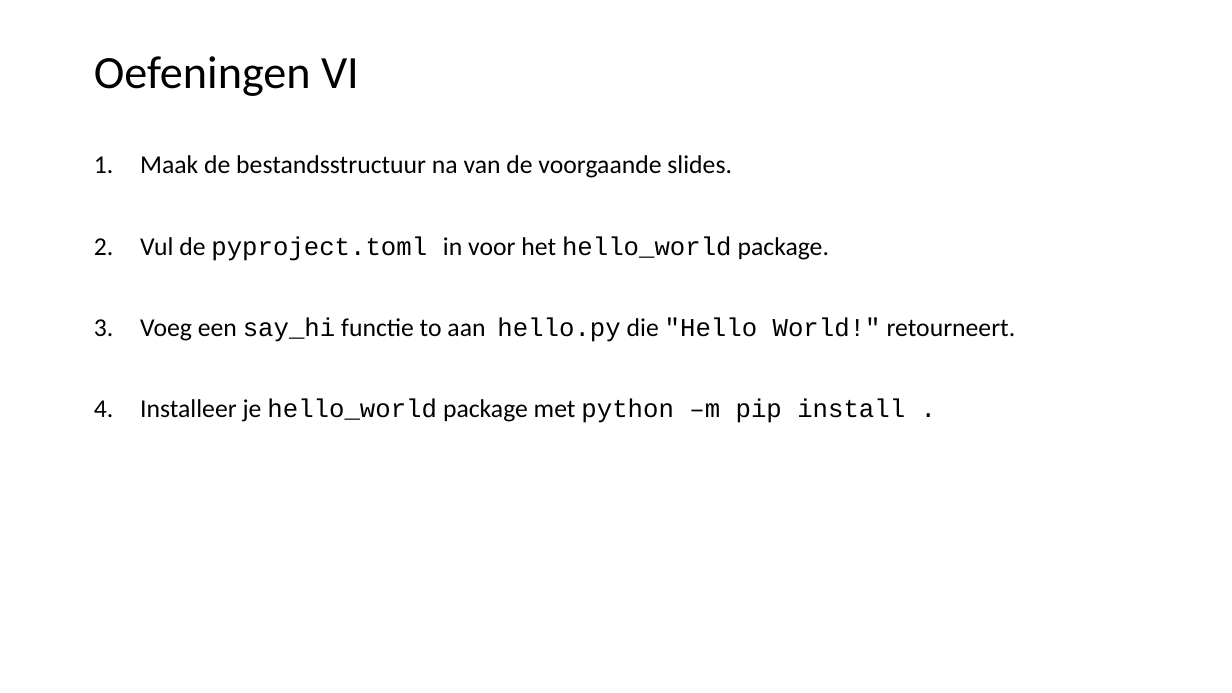
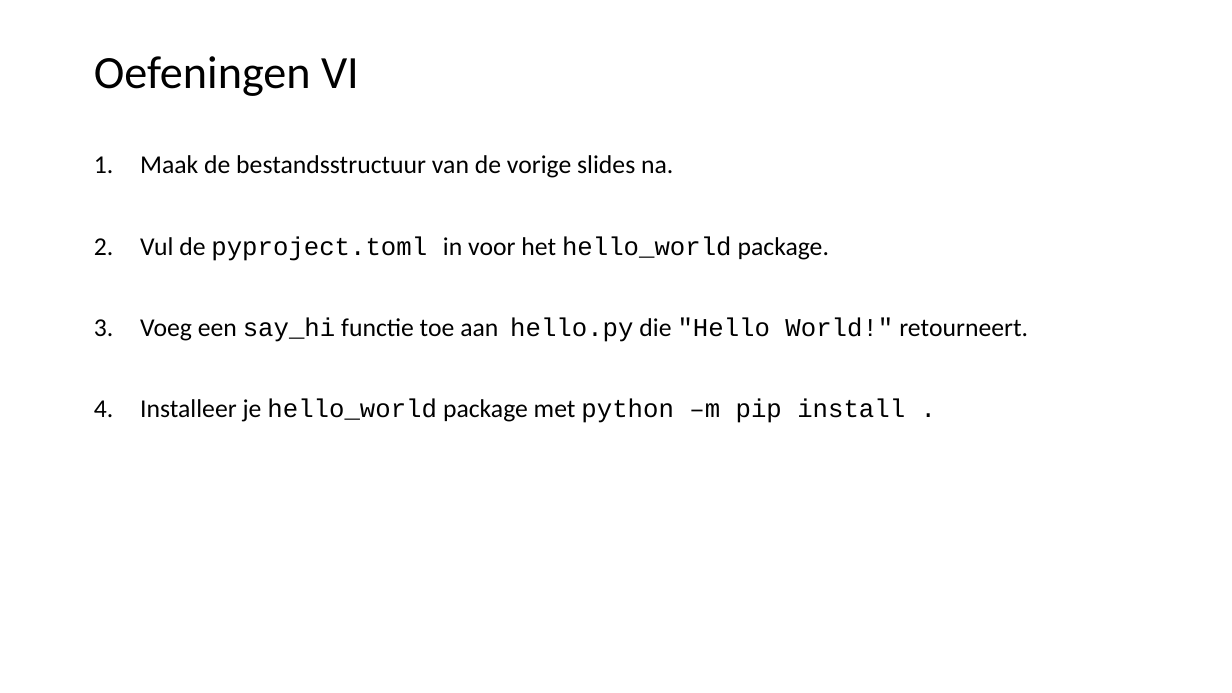
Before and after one commit to LFKoning/knowledge-sharing, a slide deck: slide 63 of python_course/2_production_code/python_cursus_2.pptx (slide 62 before the commit). Drawn at 1232x693 pixels with LibreOffice and Linux fonts; fonts in the diff are those of the drawing. Boxes give left, top, right and bottom in pixels: in the first picture for what was removed or moved away, otherwise in the second. Text is boxed around its words. In the diff, an @@ line names an element or a change of style, - is before the commit and + after.

```diff
--- a/python_course/2_production_code/python_cursus_2.pptx
+++ b/python_course/2_production_code/python_cursus_2.pptx
@@ text at (140, 155, 673, 178): text changed @@
-1. Maak de bestandsstructuur na van de voorgaande slides.
+1. Maak de bestandsstructuur van de vorige slides na.
@@ text at (140, 317, 1028, 342): text changed @@
-3. Voeg een say_hi functie to aan hello.py die "Hello World!" retourneert.
+3. Voeg een say_hi functie toe aan hello.py die "Hello World!" retourneert.
```
Also in this commit, not shown: 5 other slides changed, 1 slide added, 1 other file.
